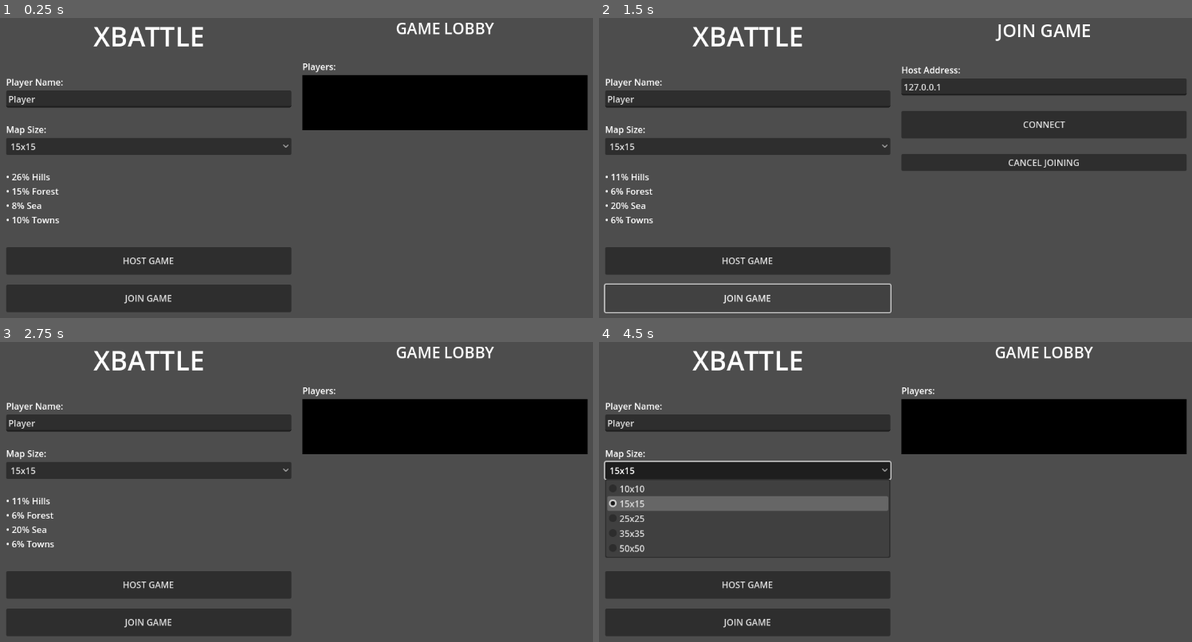
Above: before the commit, frames 1-4 (two rows, left to right).
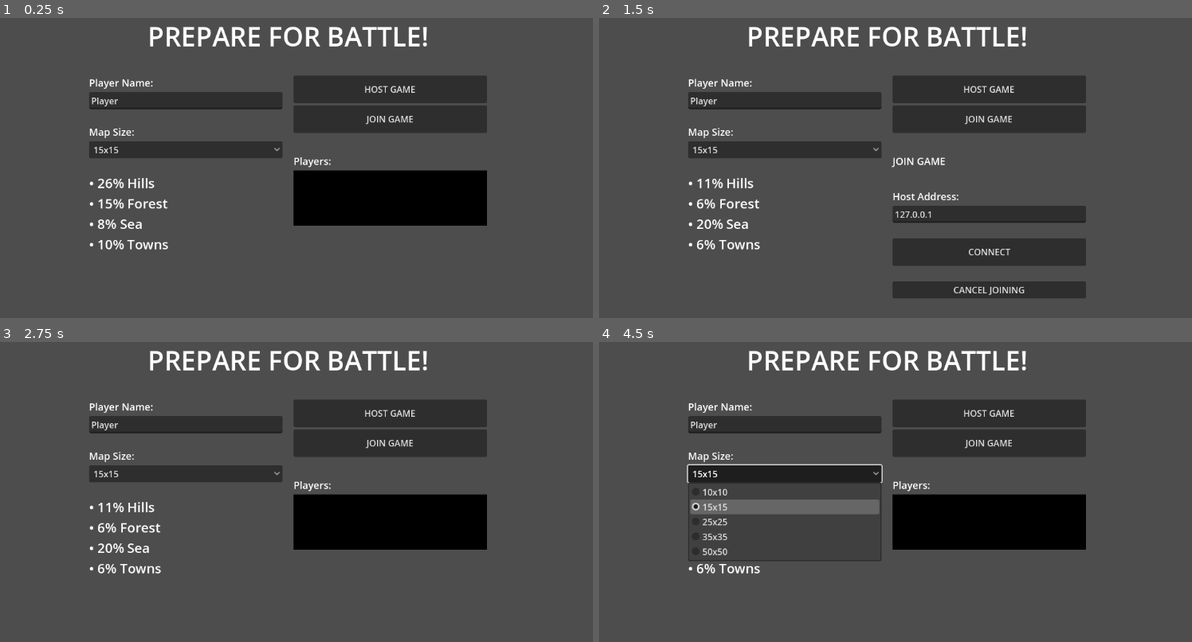
Above: after the commit, the same moments.

Repository: mmehmet/xbattle
Game: Godot game, scene res://Main.tscn
The game is run twice, just before and just after one commit, with the same random seed, the same clock (stepped at 60 frames per second) and the same inputs.
Inputs (mouse positions are in pixels of both pictures, inside the frame that each line leads up to):
- Up to frame 1 (0.25 s): no input
- Up to frame 2 (1.5 s): click "HOST GAME" at 0.5 s; click "JOIN GAME" at 1.25 s
- Up to frame 3 (2.75 s): click "CANCEL JOINING" at 2 s
- Up to frame 4 (4.5 s): click "15x15" at 2.75 s; tap Enter at 3.5 s; move the mouse to (1037, 474) at 3.52 s; hold D 3.53-4.28 s; tap F at 3.6 s; click (1037, 474) at 3.67 s; tap Space at 4.25 s; move the mouse to (770, 510) at 4.27 s; hold S from 4.28 s (still down); tap T at 4.35 s; click (770, 510) at 4.42 s

The runs differ from the first frame. In frame 1, 30% of the frame differs, in the area x 1-100%, y 1-98%; in frame 2, 26%; in frame 3, 30%; in frame 4, 32%, in the area x 0-100%, y 1-98%.

Commit message:
improve scaling and add fullscreen toggle

Diff:
--- a/project.godot
+++ b/project.godot
@@ -17,7 +17,7 @@
 
 [display]
 
-window/size/initial_position_type=5
+window/size/initial_position_type=4
 
 [rendering]
 
--- a/scripts/Board.gd
+++ b/scripts/Board.gd
@@ -54,6 +54,7 @@
 var selected_cell: Cell = null
 var mouse_down: bool = false
 var hovered_cell: Cell = null
+var offset_x: float = 0.0
 
 func _init(board_width: int = 15, board_height: int = 15):
     width = board_width
@@ -177,9 +178,9 @@
     return null
 
 func get_cell_at_position(pos: Vector2) -> Cell:
-    # Rough grid position
-    var grid_x = int(pos.x / (cell_width * 0.75))
-    var grid_y = int((pos.y - (grid_x % 2) * cell_height * 0.5) / cell_height)
+    var adjusted_pos = Vector2(pos.x - offset_x, pos.y)
+    var grid_x = int(adjusted_pos.x / (cell_width * 0.75))
+    var grid_y = int((adjusted_pos.y - (grid_x % 2) * cell_height * 0.5) / cell_height)
 
     # Check this cell and neighbors
     for dx in range(-1, 2):
@@ -187,13 +188,17 @@
             var test_x = grid_x + dx
             var test_y = grid_y + dy
             var cell = get_cell(test_x, test_y)
-            if cell and point_in_hex(pos, cell):
+            if cell and point_in_hex(adjusted_pos, cell):
                 return cell
 
     return null
 
 func point_in_hex(point: Vector2, cell: Cell) -> bool:
-    var center = get_hex_center(cell)
+    var x_radius = cell_width / 2
+    var y_radius = cell_height / 2
+    var x_pos = cell.x * cell_width * 0.75  # No offset_x here
+    var y_pos = cell.y * cell_height + (cell.x % 2) * y_radius
+    var center = Vector2(x_pos + x_radius, y_pos + y_radius)
     var distance = point.distance_to(center)
     return distance <= cell_width * 0.5
 
@@ -257,6 +262,8 @@
 
 # RENDERING
 func setup_initial_window():
+    cell_height = Cell.DEFAULT_CELL_SIZE
+    cell_width = 2 * Cell.DEFAULT_CELL_SIZE / sqrt(3)
     var board_width = width * cell_width * 3 / 4 + cell_width / 4
     var board_height = height * cell_height + cell_height * 0.5
     print("window is %d x %d with %d x %d cell" % [board_width, board_height, cell_width, cell_height])
@@ -276,6 +283,10 @@
 
     cell_height = int(sm)
     cell_width = 2 * cell_height / sqrt(3)
+
+    # Center horizontally
+    var real_width = width * cell_width * 0.75 + cell_width / 4
+    offset_x = (x - real_width) * 0.5
 
 func _draw():
     draw_rect(Rect2(Vector2.ZERO, size), Color.BLACK)
@@ -326,7 +337,7 @@
 func get_hex_center(cell: Cell) -> Vector2:
     var x_radius = cell_width / 2
     var y_radius = cell_height / 2
-    var x_pos = cell.x * cell_width * 0.75
+    var x_pos = cell.x * cell_width * 0.75 + offset_x
     var y_pos = cell.y * cell_height + (cell.x % 2) * y_radius
     return Vector2(x_pos + x_radius, y_pos + y_radius)
 
@@ -382,16 +393,16 @@
     radius = max(radius, 4.0)
 
     var color = get_player_color(strongest_side)
-    draw_circle(center, radius, color)
+    draw_circle(center, radius, color, false, 3.0)
 
 func draw_town_indicator(cell: Cell):
     var center = get_hex_center(cell)
-    var indicator_size = Vector2(8, 8)
-    var indicator_pos = center - indicator_size / 2
-    var indicator_rect = Rect2(indicator_pos, indicator_size)
-
-    draw_rect(indicator_rect, Color.WHITE)
-    draw_rect(indicator_rect, Color.BLACK, false, 1)
+    var size = Vector2(cell_height * 0.3, cell_height * 0.3)
+    var pos = center - size / 2
+    var rect = Rect2(pos, size)
+
+    draw_rect(rect, Color(1, 1, 1, 0.5))
+    draw_rect(rect, Color.BLACK, false, 4)
 
 func draw_direction_vectors(cell: Cell):
     # Only show direction vectors for our own troops
@@ -509,11 +520,19 @@
             side_cells.append(cell)
     return side_cells
 
-func get_active() -> Array:
+func get_active(players: Array) -> Array:
     var active_sides = {}
+
     for cell in cell_list:
-        if cell.side >= 0 and cell.side < Cell.MAX_PLAYERS and cell.get_troop_count() > 0:
+        if active_sides.size() == players.size():
+            break
+
+        if cell.get_troop_count() > 0:
             active_sides[cell.side] = true
+        elif cell.side == Cell.SIDE_FIGHT:
+            for side in range(players.size()):
+                if cell.troop_values[side] > 0:
+                    active_sides[side] = true
 
     return active_sides.keys()
 
--- a/scripts/Cell.gd
+++ b/scripts/Cell.gd
@@ -9,7 +9,7 @@
 const TOWN_MAX: int = 100
 
 const DEFAULT_BOARD: int = 15
-const DEFAULT_CELL_SIZE: int = 50
+const DEFAULT_CELL_SIZE: int = 64
 const DEFAULT_MAXVAL: int = 20
 const DEFAULT_FIGHT: int = 5 # combat intensity
 const DEFAULT_MOVE: int = 3 # movement speed
--- a/scripts/Game.gd
+++ b/scripts/Game.gd
@@ -24,19 +24,25 @@
 func _on_game_over(winner: String):
     print("Game over! %s was the winner" % winner)
 
-    # Set fixed window size
-    get_window().size = Vector2i(1152, 648)
-    get_window().move_to_center()
+    var viewport = get_window().get_visible_rect().size
     var panel = Panel.new()
     var style = StyleBoxFlat.new()
-    panel.size = Vector2(1152,648)
+    panel.size = viewport
     panel.position = Vector2(0, 0)
     style.bg_color = Color(0.5, 0.5, 0.5, 0.5)
     panel.add_theme_stylebox_override("panel", style)
     add_child(panel)
 
     var vbox = VBoxContainer.new()
-    vbox.set_anchors_and_offsets_preset(Control.PRESET_FULL_RECT)
+    if get_window().mode == Window.MODE_FULLSCREEN:
+        var s = viewport.x / 1152.0
+        vbox.scale = Vector2(s, s)
+        vbox.position = Vector2(0, (viewport.y - 648 * s) * 0.5)
+        vbox.size = Vector2(1152, 648)
+    else:
+        get_window().size = Vector2i(1152, 648)
+        get_window().move_to_center()
+        vbox.set_anchors_and_offsets_preset(Control.PRESET_FULL_RECT)
     vbox.add_theme_constant_override("separation", 20)
     panel.add_child(vbox)
 
--- a/scripts/HostManager.gd
+++ b/scripts/HostManager.gd
@@ -48,7 +48,9 @@
             cell.outdated = false
 
     # Check for game over
-    network_manager.update_active(board.get_active())
+    var sides = network_manager.players.values().map(func(p): return p.side)
+    var active = board.get_active(sides)
+    network_manager.update_active(active)
     network_manager.check_victory()
 
 # receive update from the UI
@@ -222,6 +224,7 @@
         var max_capacity = dest.get_max_capacity()
         dest.troop_values[source.side] = min(current + move_amount, max_capacity)
         dest.side = Cell.SIDE_FIGHT
+        dest.clear_directions()
 
     source.outdated = true
     dest.outdated = true
--- a/scripts/Main.gd
+++ b/scripts/Main.gd
@@ -41,3 +41,25 @@
     if network_manager.is_connected:
         network_manager.disconnect_from_game()
     show_start_screen()
+
+func _input(event):
+    if event is InputEventKey and event.pressed:
+        if event.keycode == KEY_F11:
+            toggle_fullscreen()
+
+func toggle_fullscreen():
+    var window = get_window()
+    if window.mode == Window.MODE_FULLSCREEN:
+        window.mode = Window.MODE_WINDOWED
+        window.size = Vector2i(1152, 648)
+        window.move_to_center()
+        # Call board's window setup if we're in game
+        for child in get_children():
+            if child is NetworkManager and child.game_manager and child.game_manager.board:
+                child.game_manager.board.setup_initial_window()
+    else:
+        window.mode = Window.MODE_FULLSCREEN
+
+    # trigger scaling update
+    await get_tree().process_frame
+    get_viewport().emit_signal("size_changed")
--- a/scripts/NetworkManager.gd
+++ b/scripts/NetworkManager.gd
@@ -291,6 +291,17 @@
 
     host_manager.update_cell(data)
 
+func send_command(cell: Cell, command: int):
+    if not connected:
+        return
+
+    var data = {
+        "cell_index": cell.index,
+        "command": command
+    }
+
+    rpc_id(1, "_receive_cell_command", data)
+
 @rpc("any_peer", "call_local", "reliable")
 func _receive_cell_command(command_data: Dictionary):
     if not is_host:
--- a/scripts/StartScreen.gd
+++ b/scripts/StartScreen.gd
@@ -51,6 +51,7 @@
 
 func _ready():
     setup_ui()
+    get_viewport().size_changed.connect(_resized)
 
 func setup_ui():
     # Set fixed window size
@@ -67,33 +68,85 @@
     # Main horizontal container
     var margin = MarginContainer.new()
     add_child(margin)
-    margin.set_anchors_and_offsets_preset(Control.PRESET_FULL_RECT)
-    margin.add_theme_constant_override("margin_left", 50)
-    margin.add_theme_constant_override("margin_right", 50)
+    margin.add_theme_constant_override("margin_left", 200)
+    margin.add_theme_constant_override("margin_right", 200)
     margin.add_theme_constant_override("margin_top", 50)
     margin.add_theme_constant_override("margin_bottom", 50)
+
+    # Title
+    var vbox = VBoxContainer.new()
+    margin.add_child(vbox)
+    vbox.set_anchors_and_offsets_preset(Control.PRESET_FULL_RECT)
+
+    var title = Label.new()
+    title.text = "PREPARE FOR BATTLE!"
+    title.horizontal_alignment = HORIZONTAL_ALIGNMENT_CENTER
+    title.add_theme_font_size_override("font_size", 48)
+    vbox.add_child(title)
+
+    add_spacer(vbox, 30)
+
     var hbox = HBoxContainer.new()
-    margin.add_child(hbox)
+    vbox.add_child(hbox)
     hbox.set_anchors_and_offsets_preset(Control.PRESET_FULL_RECT)
     hbox.add_theme_constant_override("separation", 20)
+    hbox.alignment = BoxContainer.ALIGNMENT_CENTER
 
     # Left panel
     left_panel = VBoxContainer.new()
     hbox.add_child(left_panel)
     left_panel.custom_minimum_size = Vector2(350, 300)
-    left_panel.size_flags_horizontal = Control.SIZE_EXPAND_FILL
+    #left_panel.size_flags_horizontal = Control.SIZE_EXPAND_FILL
 
     # Right panel
     right_panel = VBoxContainer.new()
     hbox.add_child(right_panel)
     right_panel.custom_minimum_size = Vector2(350, 300)
-    right_panel.size_flags_horizontal = Control.SIZE_EXPAND_FILL
+    #right_panel.size_flags_horizontal = Control.SIZE_EXPAND_FILL
 
     # Populate left panel
     show_setup_screen()
 
     # Populate right panel
     show_lobby()
+
+func show_setup_screen():
+    clear_main_content(left_panel)
+    current_state = GameState.SETUP
+
+    # Player name input
+    var name_label = Label.new()
+    name_label.add_theme_font_size_override("font_size", 18)
+    name_label.text = "Player Name:"
+    left_panel.add_child(name_label)
+
+    player_name_input = LineEdit.new()
+    player_name_input.text = "Player"
+    player_name_input.placeholder_text = "Enter your name"
+    left_panel.add_child(player_name_input)
+
+    add_spacer(left_panel, 20)
+
+    # Map size
+    var map_label = Label.new()
+    map_label.add_theme_font_size_override("font_size", 18)
+    map_label.text = "Map Size:"
+    left_panel.add_child(map_label)
+
+    var map_dropdown = OptionButton.new()
+    for map_option in map_sizes:
+        map_dropdown.add_item(map_option.name)
+    map_dropdown.selected = 1  # Default to 15x15
+    map_dropdown.item_selected.connect(_on_map_size_selected)
+    left_panel.add_child(map_dropdown)
+
+    add_spacer(left_panel, 20)
+
+    # Game info
+    var info_label = Label.new()
+    info_label.add_theme_font_size_override("font_size", 24)
+    info_label.text = "• %d%% Hills\n• %d%% Forest\n• %d%% Sea\n• %d%% Towns" % [terrain.hill, terrain.forest, terrain.sea, terrain.town]
+    left_panel.add_child(info_label)
 
 func show_join_screen():
     clear_main_content(right_panel)
@@ -102,13 +155,13 @@
 
     var title = Label.new()
     title.text = "JOIN GAME"
-    title.horizontal_alignment = HORIZONTAL_ALIGNMENT_CENTER
-    title.add_theme_font_size_override("font_size", 32)
+    title.add_theme_font_size_override("font_size", 18)
     right_panel.add_child(title)
 
     add_spacer(right_panel, 30)
 
     var address_label = Label.new()
+    address_label.add_theme_font_size_override("font_size", 18)
     address_label.text = "Host Address:"
     right_panel.add_child(address_label)
 
@@ -132,21 +185,32 @@
     back_button.pressed.connect(_on_cancel_joining)
     right_panel.add_child(back_button)
 
+func show_start_buttons():
+    # Multiplayer buttons
+    host_button = Button.new()
+    host_button.text = "HOST GAME"
+    host_button.custom_minimum_size = Vector2(200, 50)
+    host_button.pressed.connect(_on_host_game)
+    right_panel.add_child(host_button)
+
+    add_spacer(left_panel, 10)
+
+    join_button = Button.new()
+    join_button.text = "JOIN GAME"
+    join_button.custom_minimum_size = Vector2(200, 50)
+    join_button.pressed.connect(_on_join_game)
+    right_panel.add_child(join_button)
+
+    add_spacer(right_panel, 30)
+
 func show_lobby():
     clear_main_content(right_panel)
     current_state = GameState.IN_LOBBY
     update_buttons()
 
-    var title = Label.new()
-    title.text = "GAME LOBBY"
-    title.horizontal_alignment = HORIZONTAL_ALIGNMENT_CENTER
-    title.add_theme_font_size_override("font_size", 28)
-    right_panel.add_child(title)
-
-    add_spacer(right_panel, 30)
-
     # Players list
     var players_label = Label.new()
+    players_label.add_theme_font_size_override("font_size", 18)
     players_label.text = "Players:"
     right_panel.add_child(players_label)
 
@@ -189,67 +253,6 @@
 
     update_player_list()
 
-func show_setup_screen():
-    clear_main_content(left_panel)
-    current_state = GameState.SETUP
-
-    # Title
-    var title = Label.new()
-    title.text = "XBATTLE"
-    title.horizontal_alignment = HORIZONTAL_ALIGNMENT_CENTER
-    title.add_theme_font_size_override("font_size", 48)
-    left_panel.add_child(title)
-
-    add_spacer(left_panel, 30)
-
-    # Player name input
-    var name_label = Label.new()
-    name_label.text = "Player Name:"
-    left_panel.add_child(name_label)
-
-    player_name_input = LineEdit.new()
-    player_name_input.text = "Player"
-    player_name_input.placeholder_text = "Enter your name"
-    left_panel.add_child(player_name_input)
-
-    add_spacer(left_panel, 20)
-
-    # Map size
-    var map_label = Label.new()
-    map_label.text = "Map Size:"
-    left_panel.add_child(map_label)
-
-    var map_dropdown = OptionButton.new()
-    for map_option in map_sizes:
-        map_dropdown.add_item(map_option.name)
-    map_dropdown.selected = 1  # Default to 15x15
-    map_dropdown.item_selected.connect(_on_map_size_selected)
-    left_panel.add_child(map_dropdown)
-
-    add_spacer(left_panel, 20)
-
-    # Game info
-    var info_label = Label.new()
-    info_label.text = "• %d%% Hills\n• %d%% Forest\n• %d%% Sea\n• %d%% Towns" % [terrain.hill, terrain.forest, terrain.sea, terrain.town]
-    left_panel.add_child(info_label)
-
-    add_spacer(left_panel, 30)
-
-    # Multiplayer buttons
-    host_button = Button.new()
-    host_button.text = "HOST GAME"
-    host_button.custom_minimum_size = Vector2(200, 50)
-    host_button.pressed.connect(_on_host_game)
-    left_panel.add_child(host_button)
-
-    add_spacer(left_panel, 10)
-
-    join_button = Button.new()
-    join_button.text = "JOIN GAME"
-    join_button.custom_minimum_size = Vector2(200, 50)
-    join_button.pressed.connect(_on_join_game)
-    left_panel.add_child(join_button)
-
 func update_player_list():
     if not player_list or not network_manager:
         return
@@ -284,6 +287,7 @@
 
 # Event handlers
 func update_buttons():
+    show_start_buttons()
     var should_disable = players.size() > 0
     host_button.disabled = should_disable
     join_button.disabled = should_disable
@@ -377,6 +381,17 @@
     }
 
     network_manager.start_network_game(config)
+
+func _resized():
+    if get_window().mode == Window.MODE_FULLSCREEN:
+        var viewport = get_viewport().get_visible_rect().size
+        var s = viewport.x / 1152.0
+        scale = Vector2(s, s)
+        var height = 648 * s
+        position = Vector2(0, (viewport.y - height) * 0.5)
+    else:
+        scale = Vector2.ONE
+        position = Vector2.ZERO
 
 func _input(event):
     if event is InputEventKey and event.pressed:
